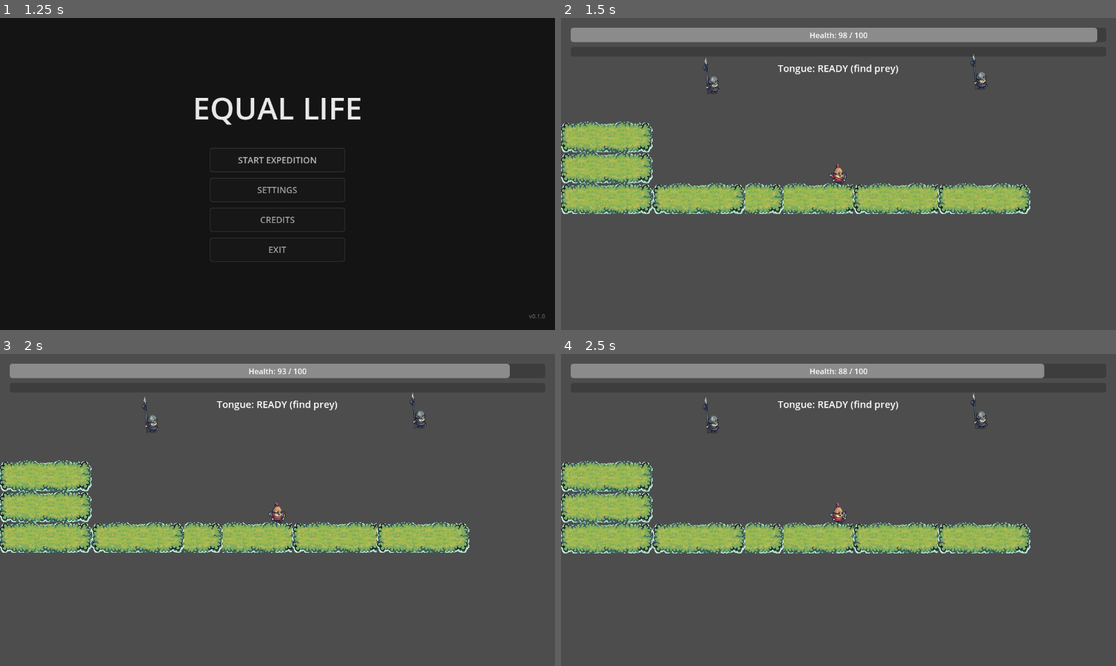
Above: before the commit, frames 1-4 (two rows, left to right).
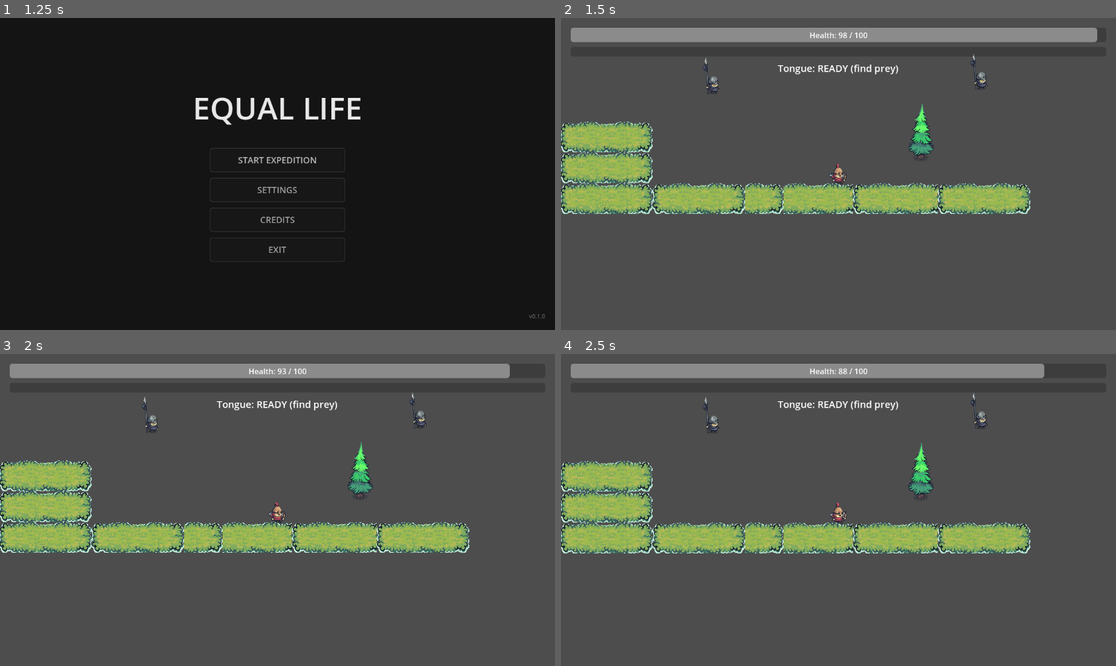
Above: after the commit, the same moments.

Repository: mahir-mahtab/game-jam-26
Game: Godot game, scene res://src/ui/main_menu.tscn
Same seed, same stepped clock (60 frames per second), same inputs: the game is played once before the commit and once after it.
Inputs (mouse positions are in pixels of both pictures, inside the frame that each line leads up to):
- Up to frame 1 (1.25 s): move the mouse to (399, 158) at 0.52 s; hold Right (ui_right) from 0.53 s (still down); click (399, 158) at 0.67 s
- Up to frame 2 (1.5 s): release Right (ui_right) at 1.25 s; click "START EXPEDITION" at 1.25 s
- Up to frame 3 (2 s): no input
- Up to frame 4 (2.5 s): move the mouse to (727, 525) at 2.02 s; hold Down (ui_down) from 2.03 s (still down)

Frame 1 is identical in both runs. In frame 2, 0.4% of the frame differs, in the area x 62-68%, y 27-46%; in frame 3, 0.4%; in frame 4, 0.4%.

Commit message:
breaking wall implemented

Diff:
--- /dev/null
+++ b/src/entities/breaking block/breakingwall.gd
@@ -0,0 +1,17 @@
+extends StaticBody2D
+
+@onready var animated_sprite: AnimatedSprite2D = $AnimatedSprite2D
+
+func _ready() -> void:
+	add_to_group("breakingwall")
+
+func break_wall() -> void:
+	if animated_sprite.animation != "break":
+		animated_sprite.play("break")
+		# Disable collision so player doesn't hit it again
+		$CollisionShape2D.set_deferred("disabled", true)
+		animated_sprite.animation_finished.connect(_on_animation_finished)
+
+func _on_animation_finished() -> void:
+	if animated_sprite.animation == "break":
+		queue_free()
--- /dev/null
+++ b/src/entities/breaking block/breakingwall.tscn
@@ -0,0 +1,154 @@
+[gd_scene load_steps=23 format=3 uid="uid://bu6rppmbfl8kf"]
+
+[ext_resource type="Texture2D" uid="uid://d1nabwujiyshr" path="res://assets/Particle FX/Explosion_02.png" id="1_dqbxw"]
+[ext_resource type="Texture2D" uid="uid://vbvomkc3oett" path="res://assets/Terrain/Resources/Wood/Trees/Tree2.png" id="2_j6224"]
+[ext_resource type="Script" path="res://src/entities/breaking block/breakingwall.gd" id="3_script"]
+
+[sub_resource type="AtlasTexture" id="AtlasTexture_fntma"]
+atlas = ExtResource("1_dqbxw")
+region = Rect2(0, 0, 192, 192)
+
+[sub_resource type="AtlasTexture" id="AtlasTexture_darag"]
+atlas = ExtResource("1_dqbxw")
+region = Rect2(192, 0, 192, 192)
+
+[sub_resource type="AtlasTexture" id="AtlasTexture_b3gn8"]
+atlas = ExtResource("1_dqbxw")
+region = Rect2(384, 0, 192, 192)
+
+[sub_resource type="AtlasTexture" id="AtlasTexture_f1y5x"]
+atlas = ExtResource("1_dqbxw")
+region = Rect2(576, 0, 192, 192)
+
+[sub_resource type="AtlasTexture" id="AtlasTexture_oiwsl"]
+atlas = ExtResource("1_dqbxw")
+region = Rect2(768, 0, 192, 192)
+
+[sub_resource type="AtlasTexture" id="AtlasTexture_rr3mm"]
+atlas = ExtResource("1_dqbxw")
+region = Rect2(960, 0, 192, 192)
+
+[sub_resource type="AtlasTexture" id="AtlasTexture_irb8d"]
+atlas = ExtResource("1_dqbxw")
+region = Rect2(1152, 0, 192, 192)
+
+[sub_resource type="AtlasTexture" id="AtlasTexture_pqcl7"]
+atlas = ExtResource("1_dqbxw")
+region = Rect2(1344, 0, 192, 192)
+
+[sub_resource type="AtlasTexture" id="AtlasTexture_iuanm"]
+atlas = ExtResource("1_dqbxw")
+region = Rect2(1536, 0, 192, 192)
+
+[sub_resource type="AtlasTexture" id="AtlasTexture_rqroy"]
+atlas = ExtResource("2_j6224")
+region = Rect2(0, 0, 192, 256)
+
+[sub_resource type="AtlasTexture" id="AtlasTexture_k863j"]
+atlas = ExtResource("2_j6224")
+region = Rect2(192, 0, 192, 256)
+
+[sub_resource type="AtlasTexture" id="AtlasTexture_0tqrv"]
+atlas = ExtResource("2_j6224")
+region = Rect2(384, 0, 192, 256)
+
+[sub_resource type="AtlasTexture" id="AtlasTexture_rkfbj"]
+atlas = ExtResource("2_j6224")
+region = Rect2(576, 0, 192, 256)
+
+[sub_resource type="AtlasTexture" id="AtlasTexture_jy4no"]
+atlas = ExtResource("2_j6224")
+region = Rect2(768, 0, 192, 256)
+
+[sub_resource type="AtlasTexture" id="AtlasTexture_bt4i2"]
+atlas = ExtResource("2_j6224")
+region = Rect2(960, 0, 192, 256)
+
+[sub_resource type="AtlasTexture" id="AtlasTexture_wshw5"]
+atlas = ExtResource("2_j6224")
+region = Rect2(1152, 0, 192, 256)
+
+[sub_resource type="AtlasTexture" id="AtlasTexture_hwb73"]
+atlas = ExtResource("2_j6224")
+region = Rect2(1344, 0, 192, 256)
+
+[sub_resource type="SpriteFrames" id="SpriteFrames_aav0g"]
+animations = [{
+"frames": [{
+"duration": 1.0,
+"texture": SubResource("AtlasTexture_fntma")
+}, {
+"duration": 1.0,
+"texture": SubResource("AtlasTexture_darag")
+}, {
+"duration": 1.0,
+"texture": SubResource("AtlasTexture_b3gn8")
+}, {
+"duration": 1.0,
+"texture": SubResource("AtlasTexture_f1y5x")
+}, {
+"duration": 1.0,
+"texture": SubResource("AtlasTexture_oiwsl")
+}, {
+"duration": 1.0,
+"texture": SubResource("AtlasTexture_rr3mm")
+}, {
+"duration": 1.0,
+"texture": SubResource("AtlasTexture_irb8d")
+}, {
+"duration": 1.0,
+"texture": SubResource("AtlasTexture_pqcl7")
+}, {
+"duration": 1.0,
+"texture": SubResource("AtlasTexture_iuanm")
+}],
+"loop": true,
+"name": &"break",
+"speed": 15.0
+}, {
+"frames": [{
+"duration": 1.0,
+"texture": SubResource("AtlasTexture_rqroy")
+}, {
+"duration": 1.0,
+"texture": SubResource("AtlasTexture_k863j")
+}, {
+"duration": 1.0,
+"texture": SubResource("AtlasTexture_0tqrv")
+}, {
+"duration": 1.0,
+"texture": SubResource("AtlasTexture_rkfbj")
+}, {
+"duration": 1.0,
+"texture": SubResource("AtlasTexture_jy4no")
+}, {
+"duration": 1.0,
+"texture": SubResource("AtlasTexture_bt4i2")
+}, {
+"duration": 1.0,
+"texture": SubResource("AtlasTexture_wshw5")
+}, {
+"duration": 1.0,
+"texture": SubResource("AtlasTexture_hwb73")
+}],
+"loop": true,
+"name": &"idle",
+"speed": 5.0
+}]
+
+[sub_resource type="RectangleShape2D" id="RectangleShape2D_r4ug3"]
+size = Vector2(61.5, 223.5)
+
+[node name="Breakingwall" type="StaticBody2D" groups=["breakingwall"]]
+scale = Vector2(0.5, 0.5)
+script = ExtResource("3_script")
+
+[node name="AnimatedSprite2D" type="AnimatedSprite2D" parent="."]
+sprite_frames = SubResource("SpriteFrames_aav0g")
+animation = &"idle"
+autoplay = "idle"
+frame_progress = 0.9597991
+
+[node name="CollisionShape2D" type="CollisionShape2D" parent="."]
+position = Vector2(7.25, -4.25)
+shape = SubResource("RectangleShape2D_r4ug3")
--- a/src/entities/player/player.gd
+++ b/src/entities/player/player.gd
@@ -155,13 +155,19 @@
 	var collision = move_and_collide(velocity * delta)
 	if collision:
 		var collider = collision.get_collider()
-		if collider != null and collider.is_in_group("prey"):
-			_stick_to_prey(collider)
-		else:
-			velocity = velocity.bounce(collision.get_normal()) * BOUNCE_DAMPING
-			bounce_count += 1
-			if bounce_count >= MAX_BOUNCE_FOR_PLAYER:
-				velocity *= 0.1
+		if collider != null:
+			if collider.is_in_group("prey"):
+				_stick_to_prey(collider)
+			elif collider.is_in_group("breakingwall"):
+				if collider.has_method("break_wall"):
+					collider.break_wall()
+				velocity = velocity * .8
+
+			else:
+				velocity = velocity.bounce(collision.get_normal()) * BOUNCE_DAMPING
+				bounce_count += 1
+				if bounce_count >= MAX_BOUNCE_FOR_PLAYER:
+					velocity *= 0.1
 
 func _process_stuck(_delta: float) -> void:
 	velocity = Vector2.ZERO
--- a/src/ui/gam/game.tscn
+++ b/src/ui/gam/game.tscn
@@ -1,10 +1,11 @@
-[gd_scene load_steps=10 format=3 uid="uid://cn5grbfvofuao"]
+[gd_scene load_steps=11 format=3 uid="uid://cn5grbfvofuao"]
 
 [ext_resource type="PackedScene" uid="uid://cadnjm2kabw85" path="res://src/entities/player/player.tscn" id="1_dmd6i"]
 [ext_resource type="Texture2D" uid="uid://3fr8rc2jjx64" path="res://assets/Terrain/Tileset/Tilemap_color1.png" id="2_fiond"]
 [ext_resource type="Script" uid="uid://chvx0b6moj38m" path="res://src/ui/gam/camera_2d.gd" id="2_hu3l3"]
 [ext_resource type="PackedScene" uid="uid://bo0u0g8i0eh04" path="res://src/entities/prey/prey.tscn" id="3_2qfqk"]
 [ext_resource type="PackedScene" uid="uid://ccsr1ysos1n71" path="res://src/ui/gam/hud.tscn" id="4_hud"]
+[ext_resource type="PackedScene" uid="uid://bu6rppmbfl8kf" path="res://src/entities/breaking block/breakingwall.tscn" id="6_xfsdp"]
 
 [sub_resource type="PhysicsMaterial" id="PhysicsMaterial_dmd6i"]
 
@@ -769,9 +770,6 @@
 position_smoothing_enabled = true
 position_smoothing_speed = 3.0
 script = ExtResource("2_hu3l3")
-decay = null
-max_offset = null
-max_roll = null
 
 [node name="HUD" parent="." instance=ExtResource("4_hud")]
 
@@ -793,3 +791,7 @@
 
 [node name="Prey2" parent="." instance=ExtResource("3_2qfqk")]
 position = Vector2(876, 124)
+
+[node name="Breakingwall" parent="." instance=ExtResource("6_xfsdp")]
+position = Vector2(749, 215)
+scale = Vector2(0.5, 0.5)
Not shown, added: src/entities/breaking block/breakingwall.gd.uid
